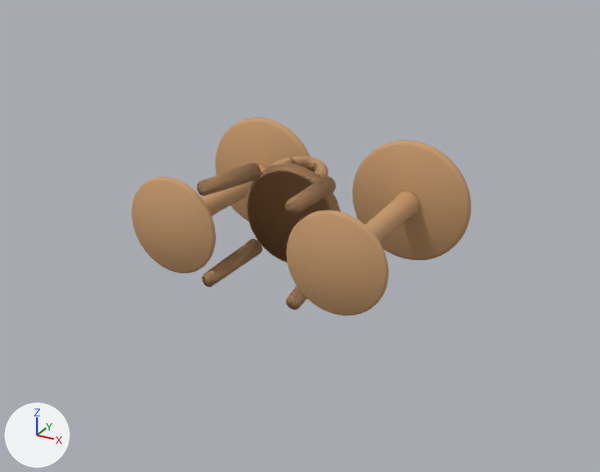
What one commit did to the glTF model assets/models/19-cafe-table-set/19-cafe-table-set.glb.
Before and after are seen from a camera (50 mm lens) standing at (1.8, -2.79, 1.5) and looking at (0.03, 0.43, -0.11). The axes (+X, +Y, +Z) are drawn at lower left. The lights are the same throughout. The older version comes first. Where no turn or scale is listed for an object, it has been applied to the vertices.

The scene before the commit, as lines of its bpy script (objects in view):
```python
ob_chairas_leg__1_1 = bpy.data.objects.new('ChairAS_Leg_-1-1', me_cone_004)
ob_chairas_leg__1_1.location = (-0.21, 0.188, -0.21)
ob_chairas_leg__1_1_1 = bpy.data.objects.new('ChairAS_Leg_-1+1', me_cone_005)
ob_chairas_leg__1_1_1.location = (-0.21, 0.188, 0.21)
ob_chairas_seat = bpy.data.objects.new('ChairAS_Seat', me_chairas_seatmesh)
ob_chairas_seat.location = (0.0, 0.0, 0.0)
ob_chairaw_leg__1_1 = bpy.data.objects.new('ChairAW_Leg_-1-1', me_cone)
ob_chairaw_leg__1_1.location = (-0.21, 0.188, -0.21)
ob_chairaw_leg__1_1_1 = bpy.data.objects.new('ChairAW_Leg_-1+1', me_cone_001)
ob_chairaw_leg__1_1_1.location = (-0.21, 0.188, 0.21)
ob_chairaw_leg__1_1_2 = bpy.data.objects.new('ChairAW_Leg_+1-1', me_cone_002)
ob_chairaw_leg__1_1_2.location = (0.21, 0.188, -0.21)
ob_chairaw_leg__1_1_3 = bpy.data.objects.new('ChairAW_Leg_+1+1', me_cone_003)
ob_chairaw_leg__1_1_3.location = (0.21, 0.188, 0.21)
ob_chairaw_seat = bpy.data.objects.new('ChairAW_Seat', me_chairaw_seatmesh)
ob_chairaw_seat.location = (0.0, 0.0, 0.0)
ob_tableb_foot = bpy.data.objects.new('TableB_Foot', me_tableb_footmesh)
ob_tableb_foot.location = (0.42, 0.004, 0.0)
# also in view: 'TableB_Top' at (0.42, 0.84, 0.0); 'TableA_Foot' at (-0.42, 0.02, 0.0); 'ChairBN_Leg_+1+1' at (0.21, 0.19, 0.21); 'TableB_Column' at (0.42, 0.42, 0.0); 'TableA_Top' at (-0.42, 0.84, 0.0)
```
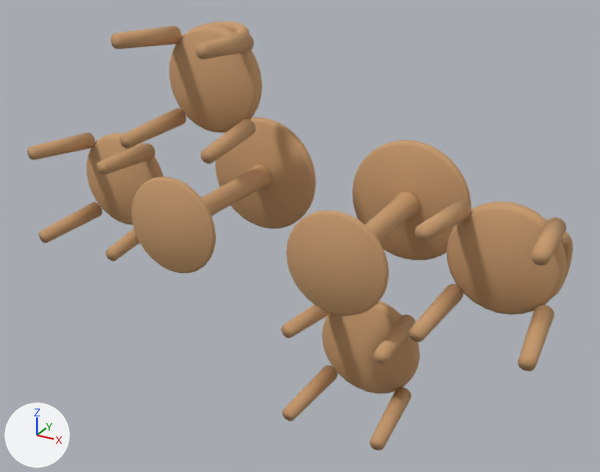
Edits to the bpy script that builds the scene:
```text
Change ob_chairaw_seat:
    ob_chairaw_seat.location: (0.0, 0.0, 0.0) -> (-1.02, 0.004, 0.0)
    ob_chairaw_seat.rotation_euler: (0.0, 0.0, 0.0) -> (0.0, -1.571, 0.0)  # degrees (0, 0, 0) -> degrees (0, -90, 0)
Change ob_chairaw_leg__1_1:
    ob_chairaw_leg__1_1.location: (-0.21, 0.188, -0.21) -> (-0.81, 0.191, -0.21)
    ob_chairaw_leg__1_1.rotation_euler: (0.0, 0.0, 0.0) -> (0.0, -1.571, 0.0)  # degrees (0, 0, 0) -> degrees (0, -90, 0)
Change ob_chairaw_leg__1_1_1:
    ob_chairaw_leg__1_1_1.location: (-0.21, 0.188, 0.21) -> (-1.23, 0.191, -0.21)
    ob_chairaw_leg__1_1_1.rotation_euler: (0.0, 0.0, 0.0) -> (0.0, -1.571, 0.0)  # degrees (0, 0, 0) -> degrees (0, -90, 0)
Change ob_chairaw_leg__1_1_2:
    ob_chairaw_leg__1_1_2.location: (0.21, 0.188, -0.21) -> (-0.81, 0.191, 0.21)
    ob_chairaw_leg__1_1_2.rotation_euler: (0.0, 0.0, 0.0) -> (0.0, -1.571, 0.0)  # degrees (0, 0, 0) -> degrees (0, -90, 0)
Change ob_chairaw_leg__1_1_3:
    ob_chairaw_leg__1_1_3.location: (0.21, 0.188, 0.21) -> (-1.23, 0.191, 0.21)
    ob_chairaw_leg__1_1_3.rotation_euler: (0.0, 0.0, 0.0) -> (0.0, -1.571, 0.0)  # degrees (0, 0, 0) -> degrees (0, -90, 0)
Change ob_chairas_seat:
    ob_chairas_seat.location: (0.0, 0.0, 0.0) -> (-0.42, 0.004, 0.6)
Change ob_chairas_leg__1_1:
    ob_chairas_leg__1_1.location: (-0.21, 0.188, -0.21) -> (-0.63, 0.191, 0.39)
Change ob_chairas_leg__1_1_1:
    ob_chairas_leg__1_1_1.location: (-0.21, 0.188, 0.21) -> (-0.63, 0.191, 0.81)
Change ob_chairas_leg__1_1_2:
    ob_chairas_leg__1_1_2.location: (0.21, 0.188, -0.21) -> (-0.21, 0.191, 0.39)
Change ob_chairas_leg__1_1_3:
    ob_chairas_leg__1_1_3.location: (0.21, 0.188, 0.21) -> (-0.21, 0.191, 0.81)
Change ob_chairas_back:
    ob_chairas_back.location: (0.0, 0.036, -0.067) -> (-0.42, 0.04, 0.533)
Change ob_chairbn_seat:
    ob_chairbn_seat.location: (0.0, 0.0, 0.0) -> (0.42, 0.004, -0.6)
    ob_chairbn_seat.rotation_euler: (0.0, 0.0, 0.0) -> (0.0, -3.142, 0.0)  # degrees (0, 0, 0) -> degrees (0, -180, 0)
Change ob_chairbn_leg__1_1:
    ob_chairbn_leg__1_1.location: (-0.21, 0.188, -0.21) -> (0.63, 0.191, -0.39)
    ob_chairbn_leg__1_1.rotation_euler: (0.0, 0.0, 0.0) -> (0.0, -3.142, 0.0)  # degrees (0, 0, 0) -> degrees (0, -180, 0)
Change ob_chairbn_leg__1_1_1:
    ob_chairbn_leg__1_1_1.location: (-0.21, 0.188, 0.21) -> (0.63, 0.191, -0.81)
    ob_chairbn_leg__1_1_1.rotation_euler: (0.0, 0.0, 0.0) -> (0.0, -3.142, 0.0)  # degrees (0, 0, 0) -> degrees (0, -180, 0)
Change ob_chairbn_leg__1_1_2:
    ob_chairbn_leg__1_1_2.location: (0.21, 0.188, -0.21) -> (0.21, 0.191, -0.39)
    ob_chairbn_leg__1_1_2.rotation_euler: (0.0, 0.0, 0.0) -> (0.0, -3.142, 0.0)  # degrees (0, 0, 0) -> degrees (0, -180, 0)
Change ob_chairbn_leg__1_1_3:
    ob_chairbn_leg__1_1_3.location: (0.21, 0.188, 0.21) -> (0.21, 0.191, -0.81)
    ob_chairbn_leg__1_1_3.rotation_euler: (0.0, 0.0, 0.0) -> (0.0, -3.142, 0.0)  # degrees (0, 0, 0) -> degrees (0, -180, 0)
Change ob_chairbn_back:
    ob_chairbn_back.location: (0.0, 0.036, -0.067) -> (0.42, 0.04, -0.533)
    ob_chairbn_back.rotation_euler: (0.157, 0.0, 0.0) -> (0.157, -3.142, 0.0)  # degrees (9, 0, 0) -> degrees (9, -180, 0)
Change ob_chairbe_seat:
    ob_chairbe_seat.location: (0.0, 0.0, 0.0) -> (1.02, 0.004, 0.0)
    ob_chairbe_seat.rotation_euler: (0.0, 0.0, 0.0) -> (0.0, 1.571, 0.0)  # degrees (0, 0, 0) -> degrees (0, 90, 0)
Change ob_chairbe_leg__1_1:
    ob_chairbe_leg__1_1.location: (-0.21, 0.188, -0.21) -> (0.81, 0.191, 0.21)
    ob_chairbe_leg__1_1.rotation_euler: (0.0, 0.0, 0.0) -> (0.0, 1.571, 0.0)  # degrees (0, 0, 0) -> degrees (0, 90, 0)
Change ob_chairbe_leg__1_1_1:
    ob_chairbe_leg__1_1_1.location: (-0.21, 0.188, 0.21) -> (1.23, 0.191, 0.21)
    ob_chairbe_leg__1_1_1.rotation_euler: (0.0, 0.0, 0.0) -> (0.0, 1.571, 0.0)  # degrees (0, 0, 0) -> degrees (0, 90, 0)
Change ob_chairbe_leg__1_1_2:
    ob_chairbe_leg__1_1_2.location: (0.21, 0.188, -0.21) -> (0.81, 0.191, -0.21)
    ob_chairbe_leg__1_1_2.rotation_euler: (0.0, 0.0, 0.0) -> (0.0, 1.571, 0.0)  # degrees (0, 0, 0) -> degrees (0, 90, 0)
Change ob_chairbe_leg__1_1_3:
    ob_chairbe_leg__1_1_3.location: (0.21, 0.188, 0.21) -> (1.23, 0.191, -0.21)
    ob_chairbe_leg__1_1_3.rotation_euler: (0.0, 0.0, 0.0) -> (0.0, 1.571, 0.0)  # degrees (0, 0, 0) -> degrees (0, 90, 0)
Change ob_chairbe_back:
    ob_chairbe_back.location: (0.0, 0.036, -0.067) -> (0.953, 0.04, 0.0)
    ob_chairbe_back.rotation_euler: (0.157, 0.0, 0.0) -> (0.157, 1.571, 0.0)  # degrees (9, 0, 0) -> degrees (9, 90, 0)
```

What differs and where, as boxes [x1, y1, x2, y2] in the pictures (600 x 472 px):
'ChairBN_Seat', moved, turned: before [246, 163, 341, 262]; after [322, 301, 420, 394]
'ChairBE_Seat', moved, turned (not visible before): after [447, 201, 566, 315]
'ChairAS_Seat', moved (not visible before): after [169, 25, 262, 133]
'ChairAW_Seat', moved, turned (not visible before): after [86, 133, 163, 225]
'ChairBE_Leg_-1-1', moved, turned: before [202, 239, 262, 287]; after [415, 200, 471, 241]
'ChairAW_Leg_-1+1', moved, turned: before [197, 163, 261, 196]; after [39, 202, 102, 243]
'ChairBN_Leg_+1+1', moved, turned: before [285, 176, 336, 215]; after [282, 365, 338, 421]
'ChairBE_Leg_+1+1', moved, turned (not visible before): after [518, 305, 554, 371]
'ChairBE_Leg_+1-1', moved, turned (not visible before): after [409, 284, 463, 342]
'ChairAW_Leg_+1-1', moved, turned: before [286, 286, 307, 310]; after [97, 143, 155, 175]
'ChairAS_Leg_-1+1', moved (not visible before): after [111, 26, 182, 49]
'ChairAS_Leg_-1-1', moved (not visible before): after [120, 108, 186, 149]
'ChairBN_Leg_-1+1', moved, turned (not visible before): after [370, 387, 412, 451]
'ChairAS_Leg_+1-1', moved (not visible before): after [201, 119, 256, 164]
'ChairAS_Leg_+1+1', moved (not visible before): after [195, 33, 254, 59]
'ChairAW_Leg_+1+1', moved, turned (not visible before): after [27, 133, 95, 160]
'ChairBE_Leg_-1+1', moved, turned (not visible before): after [531, 217, 566, 266]
'ChairBN_Leg_-1-1', moved, turned (not visible before): after [373, 314, 416, 364]
'ChairBN_Leg_+1-1', moved, turned (not visible before): after [281, 304, 331, 338]
'ChairAW_Leg_-1-1', moved, turned (not visible before): after [106, 228, 140, 261]
'ChairAS_Back', moved: before [271, 156, 328, 178]; after [193, 22, 250, 35]
'ChairBN_Back', moved, turned (not visible afterwards): before [269, 156, 328, 178]
'ChairBE_Back', moved, turned (not visible before): after [555, 232, 573, 295]
